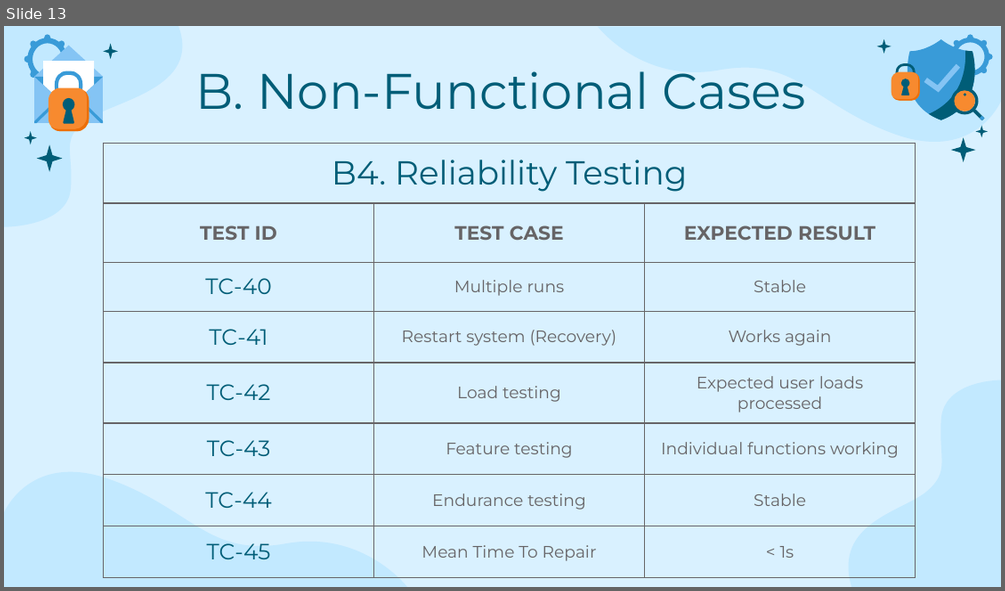
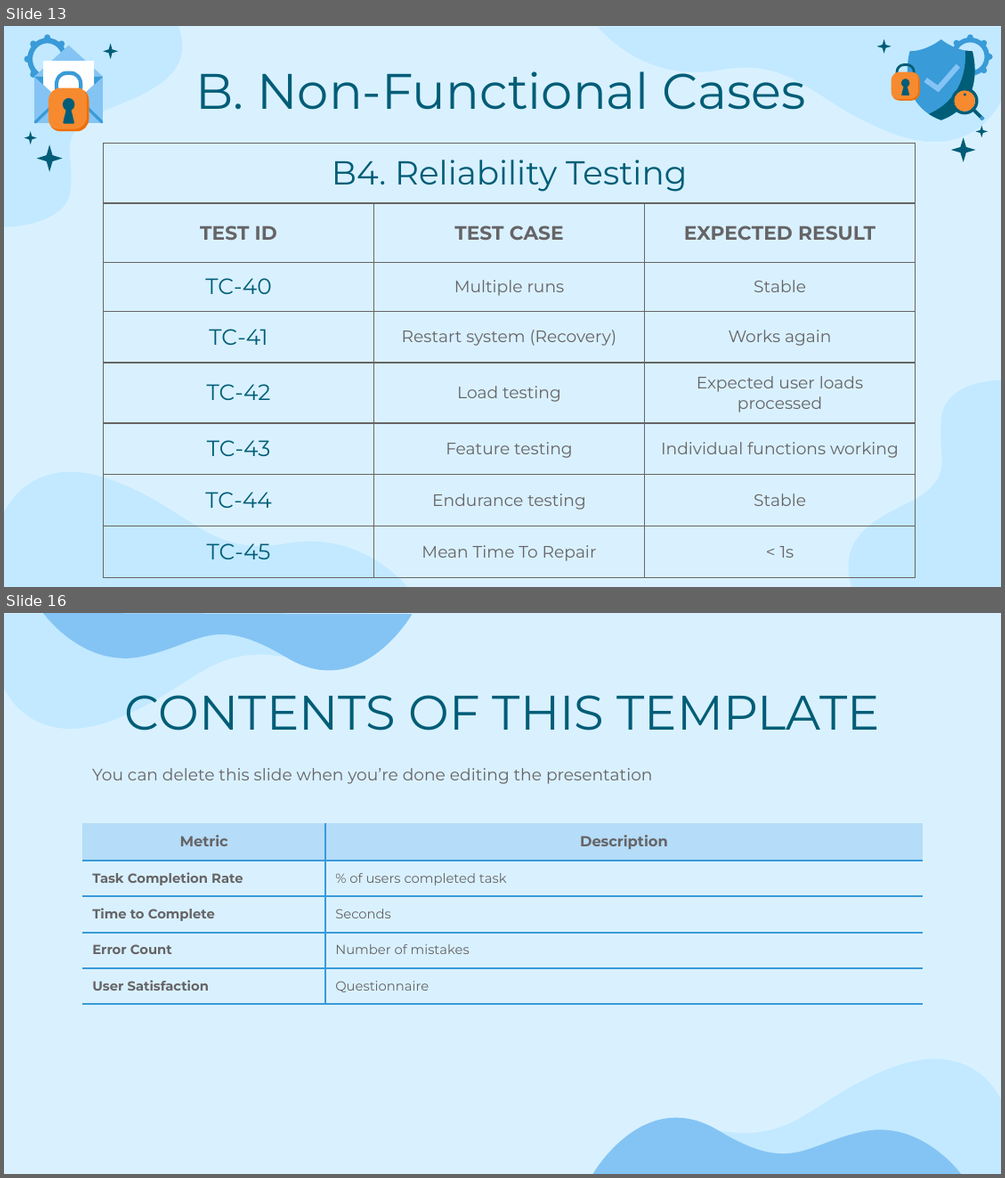
Before and after one commit to MiraPhilip12/Graduation_Project_ESLSCA, a slide deck: Milestone 5/Testing and Evaluation.pptx. Shown one above the other, each under a label of ours: slide 13 before the commit, slides 13 and 16 after it; the slides between them are not shown. The pictures are 1005x591 and 1005x1178 pixels, drawn with LibreOffice and Linux fonts; fonts in the diff are those of the drawing. Boxes give left, top, right and bottom in pixels: in the first picture for what was removed or moved away, otherwise in the second. Text is boxed around its words. In the diff, an @@ line names an element or a change of style, - is before the commit and + after.

```diff
--- a/Milestone 5/Testing and Evaluation.pptx
+++ b/Milestone 5/Testing and Evaluation.pptx
@@ slide 16 added at [4, 613, 1001, 1174], background #D9F1FF @@
@@ freeform shape added at [4, 614, 406, 729], fill #C2E9FF @@
@@ freeform shape added at [44, 613, 413, 703], fill #84C4F4 @@
@@ title added at [125, 695, 880, 730], 35 pt, text #005D77 @@
+CONTENTS OF THIS TEMPLATE
@@ text added at [92, 768, 653, 784], 12 pt, text #666466 @@
+You can delete this slide when you’re done editing the presentation
@@ table added at [82, 823, 923, 1004], 5 rows, 2 columns @@
+Metric | Description
+Task Completion Rate | % of users completed task
+Time to Complete | Seconds
+Error Count | Number of mistakes
+User Satisfaction | Questionnaire
@@ freeform shape added at [599, 1059, 1001, 1173], fill #C2E9FF @@
@@ freeform shape added at [593, 1086, 962, 1174], fill #84C4F4 @@
```
Also in this commit, not shown: 1 slide changed, 20 other slides added, 1 slide removed, 3 other files.
